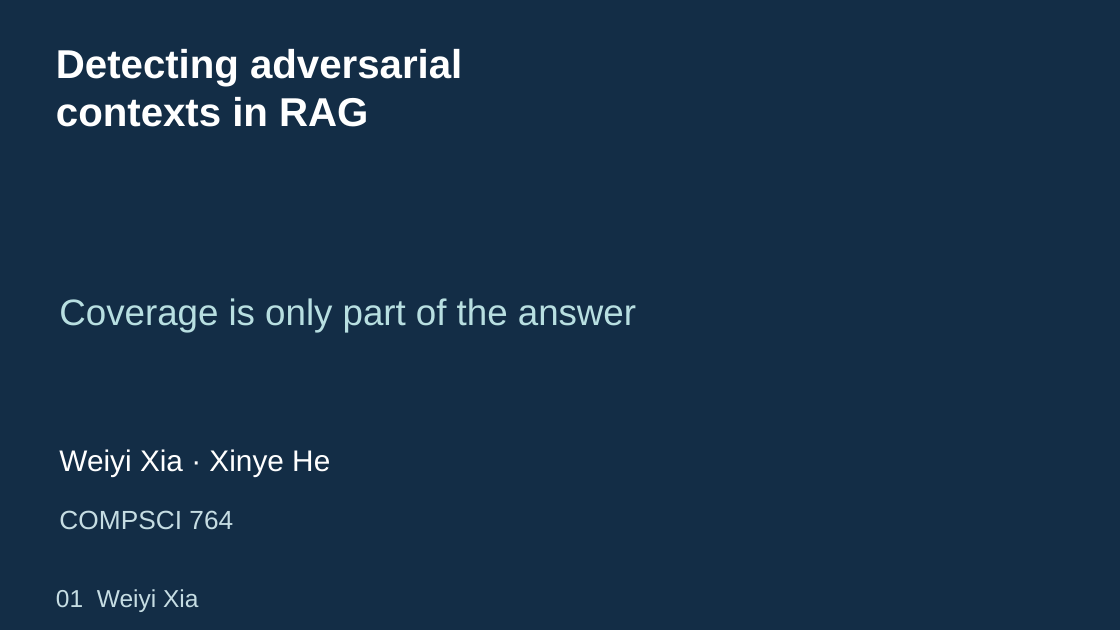
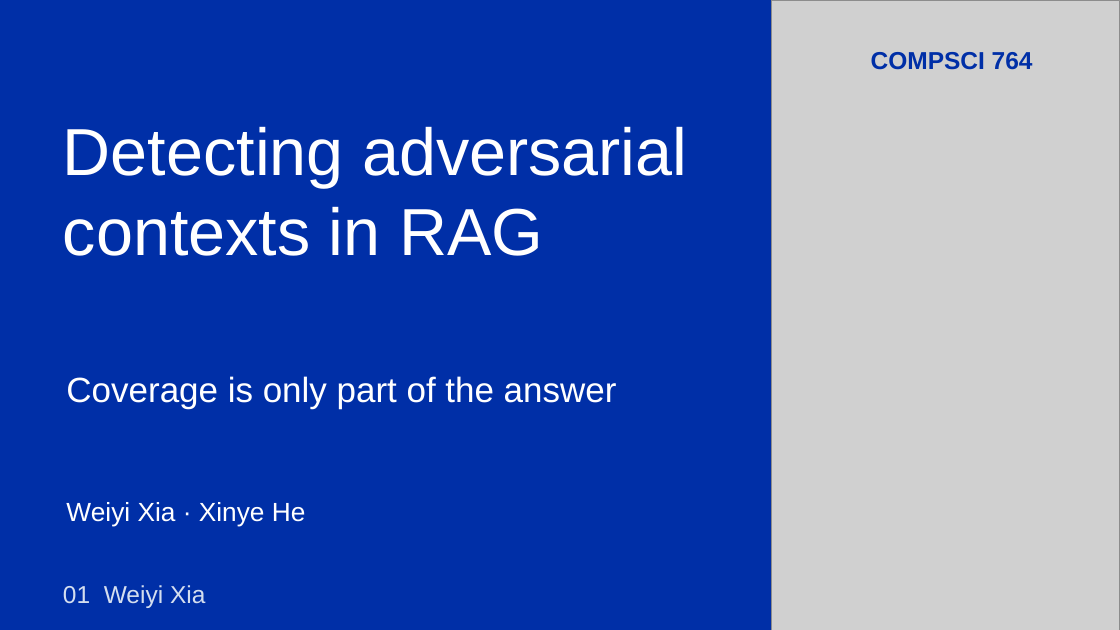
Before and after one commit to wxia639-dot/cs764-rag-security, a slide deck: slide 1 of CS764_RAG_Security_Presentation_Final.pptx. Drawn at 1120x630 pixels with LibreOffice and Linux fonts; fonts in the diff are those of the drawing; grey boxes stand for pictures. Boxes give left, top, right and bottom in pixels: in the first picture for what was removed or moved away, otherwise in the second. Text is boxed around its words. In the diff, an @@ line names an element or a change of style, - is before the commit and + after.

Commit message:
Apply Swiss visual design without changing slide content

```diff
--- a/CS764_RAG_Security_Presentation_Final.pptx
+++ b/CS764_RAG_Security_Presentation_Final.pptx
@@ background #132D46 to #002FA7 @@
@@ picture added at bbox=[772, 0, 1120, 630] @@
@@ text "COMPSCI 764": place and size @@
-text "COMPSCI 764" at bbox=[59, 510, 233, 530]
+text "COMPSCI 764" at bbox=[871, 52, 1033, 70]
@@ text "COMPSCI 764" at bbox=[871, 52, 1033, 70]: size 22.5 to 21 pt, text colour #C6DDE3 to #002FA7, bold on @@
@@ text "Detecting adversarial": place and size @@
-text "Detecting adversarial" at bbox=[56, 49, 462, 127]
+text "Detecting adversarial" at bbox=[63, 126, 687, 256]
@@ text "Detecting adversarial" at bbox=[63, 126, 687, 256]: size 34.5 to 57 pt, bold off @@
@@ text "Coverage is only part of ...": place and size @@
-text "Coverage is only part of ..." at bbox=[59, 298, 636, 332]
+text "Coverage is only part of ..." at bbox=[66, 376, 617, 409]
@@ text "Coverage is only part of ..." at bbox=[66, 376, 617, 409]: size 31.5 to 30 pt, text colour #B8DFE1 to #FFFFFF @@
@@ text "Weiyi Xia · Xinye He": place and size @@
-text "Weiyi Xia · Xinye He" at bbox=[59, 449, 330, 477]
+text "Weiyi Xia · Xinye He" at bbox=[66, 502, 306, 527]
@@ text "Weiyi Xia · Xinye He" at bbox=[66, 502, 306, 527]: size 25.5 to 22.5 pt @@
@@ text "01 Weiyi Xia": place and size @@
-text "01 Weiyi Xia" at bbox=[56, 589, 198, 612]
+text "01 Weiyi Xia" at bbox=[63, 585, 205, 608]
@@ text "01 Weiyi Xia" at bbox=[63, 585, 205, 608]: text colour #C6DDE3 to #D4DEEF @@
```
Also in this commit, not shown: 13 other slides changed, 2 other files.
